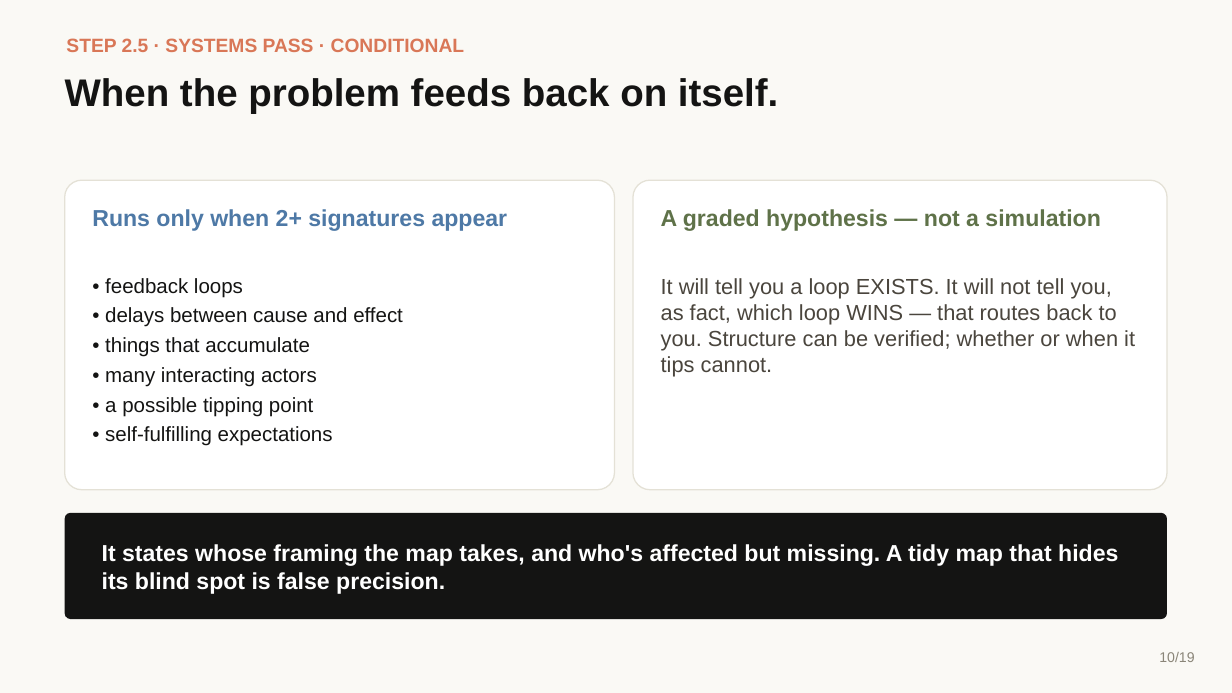
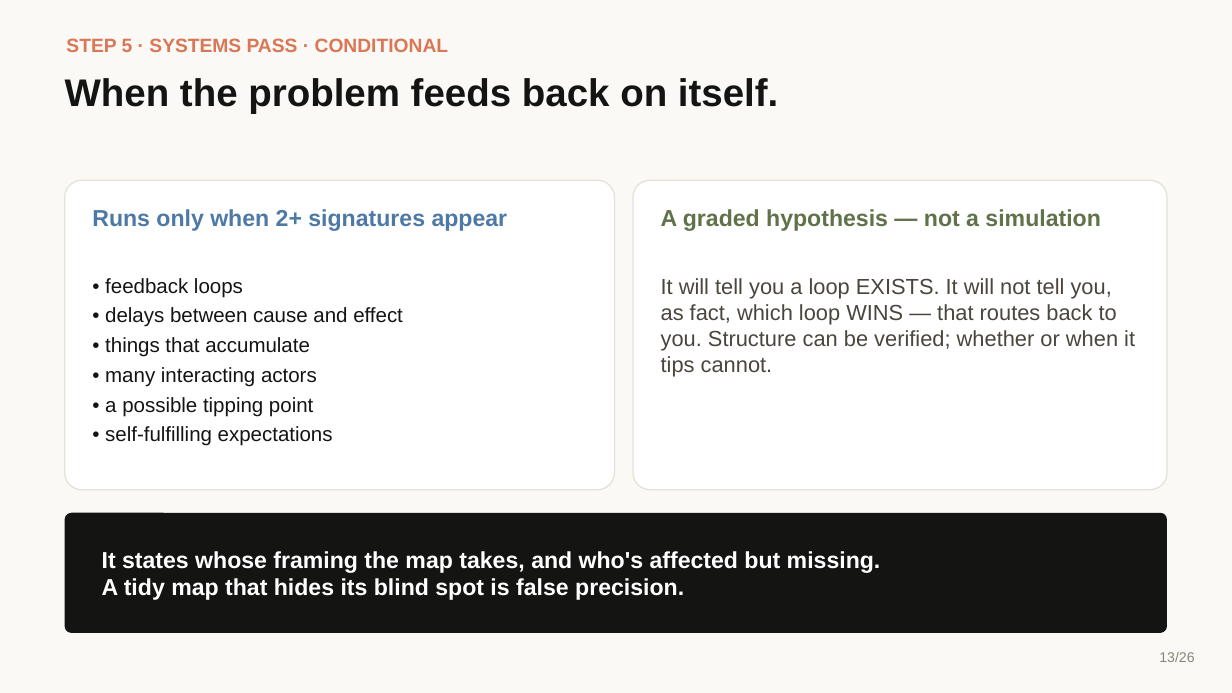
Before and after one commit to ComplexAR/Insight-Engine, a slide deck: slide 13 of Presentation/Insight-Engine-Explainer.pptx (slide 10 before the commit). Drawn at 1232x693 pixels with LibreOffice and Linux fonts; fonts in the diff are those of the drawing. Boxes give left, top, right and bottom in pixels: in the first picture for what was removed or moved away, otherwise in the second. Text is boxed around its words. In the diff, an @@ line names an element or a change of style, - is before the commit and + after.

Commit message:
Update explainer deck, script, and generator
Update the chaptered explainer to the 26-slide build: a uniform 12-box
"How it works" map with the invoking command on every step, the 1-12
numbering, dedicated Render (Step 11) and Track (Step 12) slides, and
the model-choice regrouping (adjudication mechanics followed by the two
model-choice slides).

```diff
--- a/Presentation/Insight-Engine-Explainer.pptx
+++ b/Presentation/Insight-Engine-Explainer.pptx
@@ text at box(66, 38, 449, 52): text changed @@
-STEP 2.5 · SYSTEMS PASS · CONDITIONAL
+STEP 5 · SYSTEMS PASS · CONDITIONAL
@@ rounded rectangle: place and size @@
-rounded rectangle at box(65, 513, 1167, 619)
+rounded rectangle at box(65, 513, 1167, 633)
@@ text at box(102, 551, 881, 600): text changed @@
-It states whose framing the map takes, and who's affected but missing. A tidy map that hides its blind spot is false precision.
+It states whose framing the map takes, and who's affected but missing.
+A tidy map that hides its blind spot is false precision.
@@ text at box(1159, 652, 1194, 662): text changed @@
-10/19
+13/26
```
Also in this commit, not shown: 17 other slides changed, 8 slides added, 1 slide removed, 2 other files.
